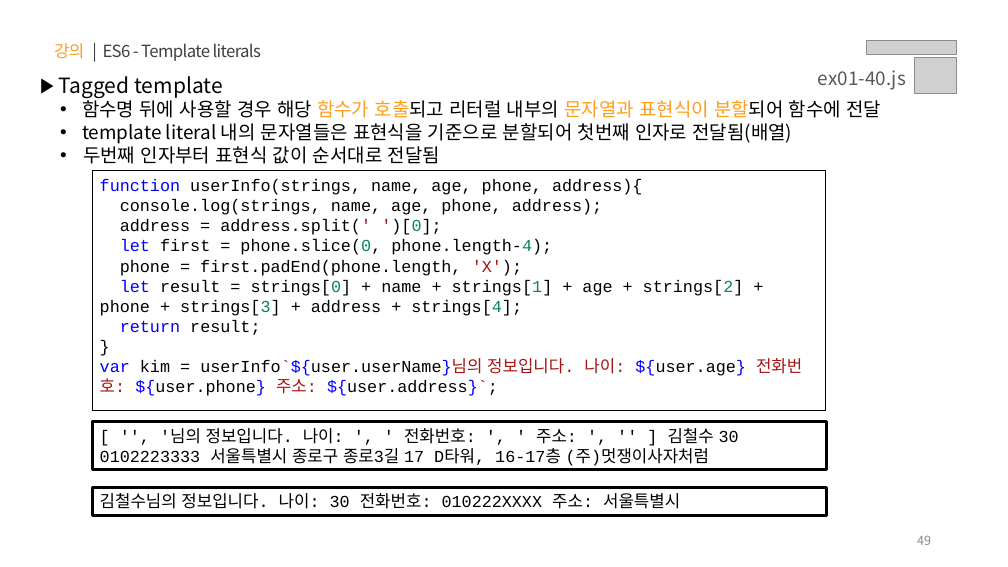
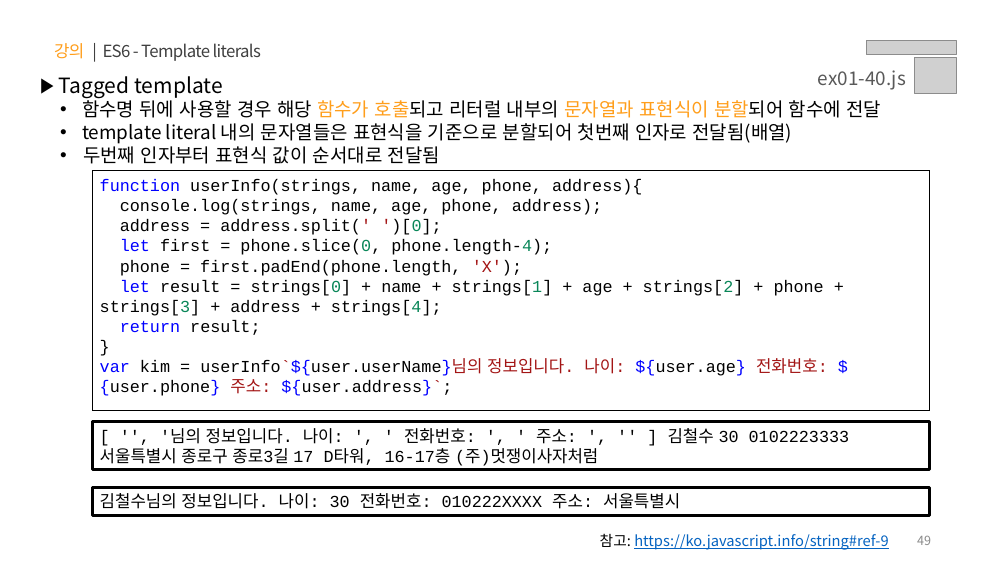
Before and after one commit to yebin-jeong/learn-js, a slide deck: slide 49 of PPT/01.자바스크립트 - 기초 문법.pptx. Drawn at 1008x567 pixels with LibreOffice and Linux fonts; fonts in the diff are those of the drawing; grey boxes stand for pictures. Boxes give left, top, right and bottom in pixels: in the first picture for what was removed or moved away, otherwise in the second. Text is boxed around its words. In the diff, an @@ line names an element or a change of style, - is before the commit and + after.

Commit message:
📝 참고 URL 추가

```diff
--- a/PPT/01.자바스크립트 - 기초 문법.pptx
+++ b/PPT/01.자바스크립트 - 기초 문법.pptx
@@ rectangle "function userInfo(strings, name, age, phone, ..." resized from (x1=92, y1=171, x2=826, y2=410) to (x1=92, y1=171, x2=930, y2=410) @@
@@ rectangle "[ '', '님의 정보입니다. 나이: ..." resized from (x1=92, y1=422, x2=827, y2=470) to (x1=92, y1=422, x2=930, y2=470) @@
@@ rectangle "김철수님의 정보입니다. 나이: 30 전화번호: ..." resized from (x1=92, y1=488, x2=827, y2=516) to (x1=92, y1=488, x2=930, y2=516) @@
@@ text added at (x1=600, y1=533, x2=888, y2=550), 14 pt, text #0563C1, underline @@
+참고: https://ko.javascript.info/string#ref-9
```
Also in this commit, not shown: 45 other slides changed.
